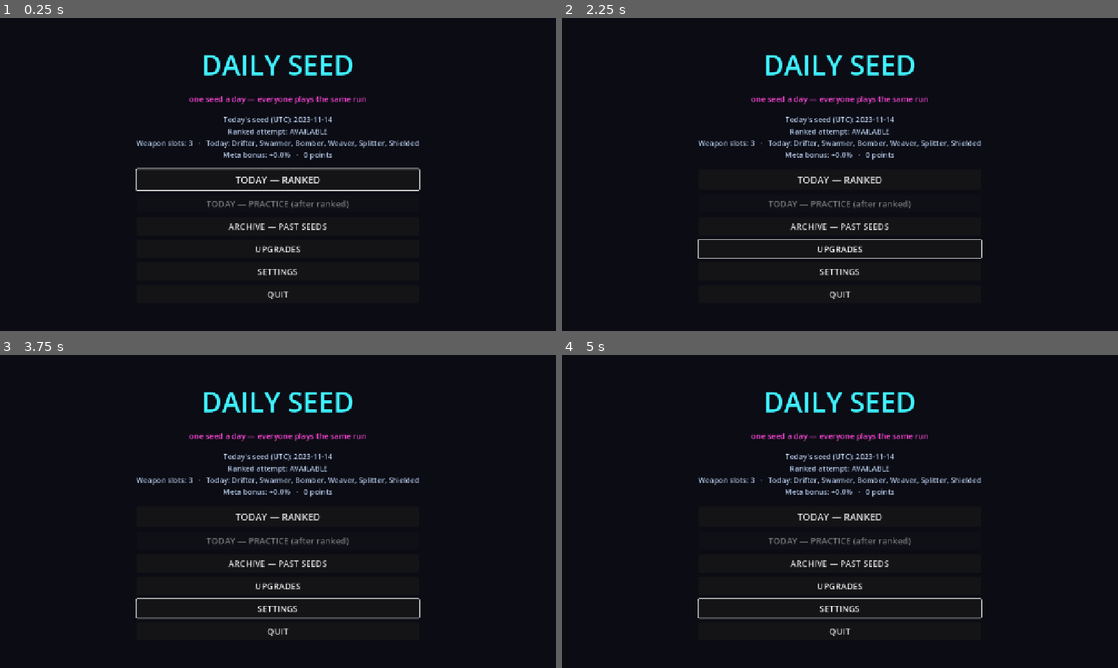
Above: before the commit, frames 1-4 (two rows, left to right).
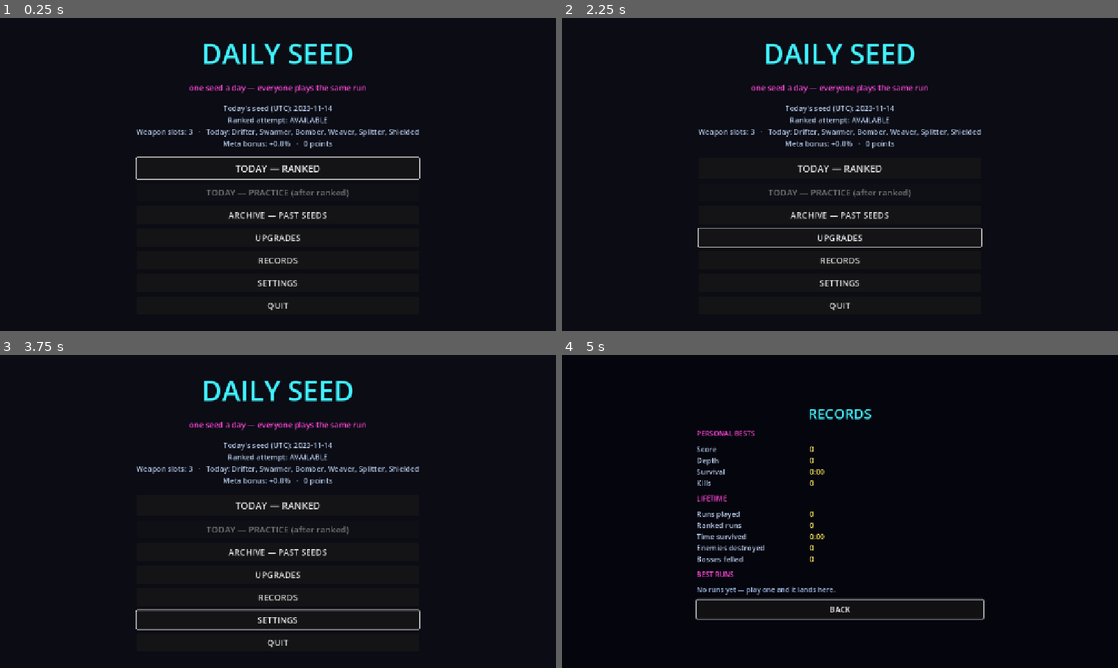
Above: after the commit, the same moments.

Repository: NeekPizza/godot-roguelite
Game: Godot game, scene res://scenes/main_menu.tscn
Same seed, same stepped clock (60 frames per second), same inputs: the game is played once before the commit and once after it.
Inputs (mouse positions are in pixels of both pictures, inside the frame that each line leads up to):
- Up to frame 1 (0.25 s): no input
- Up to frame 2 (2.25 s): click "UPGRADES" at 0.5 s; click "RESPEC — FREE, ALWAYS" at 1.25 s; click "BACK" at 2 s
- Up to frame 3 (3.75 s): click "SETTINGS" at 2.75 s; click "Back" at 3.5 s
- Up to frame 4 (5 s): click (840, 596) at 4.25 s, where only the run after the commit has a clickable "RECORDS"

The runs differ from the first frame. In frame 1, 6.8% of the frame differs, in the area x 24-76%, y 8-94%; in frame 2, 6.3%; in frame 3, 7.0%; in frame 4, 5.9%.

Commit message:
8c: records, lifetime stats, NEW PERSONAL BEST moment
Adds a RECORDS screen (personal bests, lifetime totals, best runs) and a
run-over banner naming exactly which records a run broke, with a sting
delayed past the death sound so the run still reads as ending first.

Detection and the lifetime update happen in ONE MetaStore.record_run()
call. Split apart, a caller that updated first would compare every value
against itself and report a personal best on every run — so the suite
leans on the negative cases (a worse run, an exactly-equal run) that a
detect-after-update bug fails. Verified by injecting that bug: it fails
two assertions, and reverting restores PASS.

The first run establishes baselines silently rather than "breaking" four
records against zero.

Adds --meta-file= mirroring --save-file, so tests can exercise real
progression persistence without touching a player's profile. It is in
TEST_HOOK_ARGS: a hook that writes the progression file has no business
near a ranked submission. Verified end to end — baseline run reports no
records, a better run reports SCORE,SURVIVAL,KILLS (not DEPTH, since the
stage did not improve), a worse run reports none, and lifetime seconds
sum across all three.

Old profiles load unharmed: fields added here default to 0.

14/14 suites pass. Determinism four-way green at both meta extremes.

Co-Authored-By: Claude Opus 4.8 (1M context) <noreply@anthropic.com>

Diff:
--- a/scenes/main_menu.tscn
+++ b/scenes/main_menu.tscn
@@ -1,8 +1,9 @@
-[gd_scene load_steps=4 format=3]
+[gd_scene load_steps=5 format=3]
 
 [ext_resource type="Script" path="res://scripts/main_menu.gd" id="1"]
 [ext_resource type="PackedScene" path="res://scenes/settings_panel.tscn" id="2"]
 [ext_resource type="PackedScene" path="res://scenes/meta_screen.tscn" id="3"]
+[ext_resource type="PackedScene" path="res://scenes/records_screen.tscn" id="4"]
 
 [node name="MainMenu" type="Control"]
 anchor_right = 1.0
@@ -61,6 +62,11 @@
 custom_minimum_size = Vector2(380, 42)
 theme_override_font_sizes/font_size = 20
 text = "UPGRADES"
+
+[node name="Records" type="Button" parent="Center/Root/Buttons"]
+custom_minimum_size = Vector2(380, 42)
+theme_override_font_sizes/font_size = 20
+text = "RECORDS"
 
 [node name="Settings" type="Button" parent="Center/Root/Buttons"]
 custom_minimum_size = Vector2(380, 42)
@@ -177,3 +183,5 @@
 [node name="Settings" parent="." instance=ExtResource("2")]
 
 [node name="Meta" parent="." instance=ExtResource("3")]
+
+[node name="Records" parent="." instance=ExtResource("4")]
--- /dev/null
+++ b/scenes/records_screen.tscn
@@ -0,0 +1,60 @@
+[gd_scene load_steps=2 format=3]
+
+[ext_resource type="Script" path="res://scripts/records_screen.gd" id="1"]
+
+[node name="RecordsScreen" type="Control"]
+anchor_right = 1.0
+anchor_bottom = 1.0
+script = ExtResource("1")
+
+[node name="Dim" type="ColorRect" parent="."]
+anchor_right = 1.0
+anchor_bottom = 1.0
+color = Color(0.02, 0.02, 0.05, 0.95)
+
+[node name="Center" type="CenterContainer" parent="."]
+anchor_right = 1.0
+anchor_bottom = 1.0
+
+[node name="Panel" type="VBoxContainer" parent="Center"]
+theme_override_constants/separation = 12
+
+[node name="Title" type="Label" parent="Center/Panel"]
+theme_override_colors/font_color = Color(0.25, 0.95, 1, 1)
+theme_override_font_sizes/font_size = 32
+horizontal_alignment = 1
+text = "RECORDS"
+
+[node name="BestsHeading" type="Label" parent="Center/Panel"]
+theme_override_colors/font_color = Color(1, 0.28, 0.85, 1)
+theme_override_font_sizes/font_size = 16
+text = "PERSONAL BESTS"
+
+[node name="Records" type="VBoxContainer" parent="Center/Panel"]
+theme_override_constants/separation = 2
+
+[node name="LifetimeHeading" type="Label" parent="Center/Panel"]
+theme_override_colors/font_color = Color(1, 0.28, 0.85, 1)
+theme_override_font_sizes/font_size = 16
+text = "LIFETIME"
+
+[node name="Lifetime" type="VBoxContainer" parent="Center/Panel"]
+theme_override_constants/separation = 2
+
+[node name="TableHeading" type="Label" parent="Center/Panel"]
+theme_override_colors/font_color = Color(1, 0.28, 0.85, 1)
+theme_override_font_sizes/font_size = 16
+text = "BEST RUNS"
+
+[node name="Table" type="VBoxContainer" parent="Center/Panel"]
+theme_override_constants/separation = 2
+
+[node name="Empty" type="Label" parent="Center/Panel"]
+theme_override_colors/font_color = Color(0.62, 0.72, 0.88, 1)
+theme_override_font_sizes/font_size = 16
+text = "No runs yet — play one and it lands here."
+
+[node name="Back" type="Button" parent="Center/Panel"]
+custom_minimum_size = Vector2(0, 44)
+theme_override_font_sizes/font_size = 18
+text = "BACK"
--- a/scripts/balance.gd
+++ b/scripts/balance.gd
@@ -615,6 +615,34 @@
 const SCORE_HISTORY_MAX := 200
 const SCORE_TABLE_ROWS := 5
 
+## Lifetime records (8c). `id` is the field on a finished run, `field` is where
+## the best-ever value lives in the meta profile, `label` is what the run-over
+## banner shouts. Adding a record here surfaces it everywhere at once — the
+## banner, the records screen and the test all read this list.
+const META_RECORDS := [
+	{"id": "score", "field": "best_score", "label": "SCORE"},
+	{"id": "stage", "field": "best_stage", "label": "DEPTH"},
+	{"id": "seconds", "field": "best_seconds", "label": "SURVIVAL"},
+	{"id": "kills", "field": "best_kills", "label": "KILLS"},
+]
+
+## Running totals, shown on the records screen. `time` and `plain` pick the
+## formatter; nothing here feeds gameplay.
+const META_LIFETIME_ROWS := [
+	{"field": "runs", "label": "Runs played", "format": "plain"},
+	{"field": "ranked_runs", "label": "Ranked runs", "format": "plain"},
+	{"field": "seconds", "label": "Time survived", "format": "time"},
+	{"field": "kills", "label": "Enemies destroyed", "format": "plain"},
+	{"field": "bosses", "label": "Bosses felled", "format": "plain"},
+]
+
+## How many overall best runs the records screen lists.
+const RECORDS_TABLE_ROWS := 5
+
+## The personal-best sting, delayed so it does not collide with the death sound.
+const RECORD_STING_DELAY := 0.55
+const RECORD_STING_VOLUME := -4.0
+
 # =============================================================================
 # DROPS (6d)
 # =============================================================================
--- a/scripts/main_menu.gd
+++ b/scripts/main_menu.gd
@@ -16,6 +16,7 @@
 @onready var _practice_button: Button = $Center/Root/Buttons/Practice
 @onready var _archive_button: Button = $Center/Root/Buttons/Archive
 @onready var _upgrades_button: Button = $Center/Root/Buttons/Upgrades
+@onready var _records_button: Button = $Center/Root/Buttons/Records
 @onready var _settings_button: Button = $Center/Root/Buttons/Settings
 @onready var _quit_button: Button = $Center/Root/Buttons/Quit
 
@@ -34,6 +35,7 @@
 
 @onready var _settings: Control = $Settings
 @onready var _meta: Control = $Meta
+@onready var _records: Control = $Records
 
 var _archive_date_string := ""
 
@@ -52,6 +54,7 @@
 	_practice_button.pressed.connect(_launch_practice)
 	_archive_button.pressed.connect(_open_archive)
 	_upgrades_button.pressed.connect(_open_upgrades)
+	_records_button.pressed.connect(_open_records)
 	_settings_button.pressed.connect(_open_settings)
 	_quit_button.pressed.connect(_quit)
 
@@ -64,11 +67,13 @@
 	_archive_back.pressed.connect(func(): _close_overlay(_archive, _archive_button))
 	_settings.closed.connect(func(): _close_overlay(_settings, _settings_button))
 	_meta.closed.connect(func(): _close_overlay(_meta, _upgrades_button))
+	_records.closed.connect(func(): _close_overlay(_records, _records_button))
 
 	_confirm.hide()
 	_archive.hide()
 	_settings.hide()
 	_meta.hide()
+	_records.hide()
 	_refresh()
 	_focus_first_available()
 	_open_requested_overlay()
@@ -86,6 +91,7 @@
 			"archive": _open_archive()
 			"settings": _open_settings()
 			"upgrades": _open_upgrades()
+			"records": _open_records()
 
 
 func _refresh() -> void:
@@ -186,6 +192,12 @@
 	_meta.focus_first()
 
 
+func _open_records() -> void:
+	_records.refresh()
+	_open_overlay(_records)
+	_records.focus_first()
+
+
 func _open_settings() -> void:
 	_open_overlay(_settings)
 	_settings.focus_first()
--- a/scripts/meta_store.gd
+++ b/scripts/meta_store.gd
@@ -10,13 +10,23 @@
 ## real profile would verify differently on two machines — exactly the failure
 ## the check exists to catch.
 
-const META_PATH := "user://meta.json"
+const DEFAULT_META_FILE := "meta.json"
+
+## Tests pass --meta-file=... so exercising real persistence never touches a
+## player's actual profile. It is a redirect, not a grant, but it still forces
+## the run to practice via RunConfig.TEST_HOOK_ARGS — a hook that writes the
+## progression file has no business near a ranked submission.
+var _meta_file := DEFAULT_META_FILE
 
 var points := 0
 var purchases := {}
 var lifetime := {}
 
 var _test_profile := ""          # non-empty means "never touch disk"
+
+
+func meta_path() -> String:
+	return "user://" + _meta_file
 
 
 func is_test_profile() -> bool:
@@ -30,6 +40,8 @@
 	for arg in OS.get_cmdline_user_args():
 		if arg.begins_with("--meta-profile="):
 			_test_profile = arg.split("=")[1]
+		elif arg.begins_with("--meta-file="):
+			_meta_file = arg.split("=")[1]
 
 	match _test_profile:
 		"none":
@@ -50,13 +62,14 @@
 
 func _default_lifetime() -> Dictionary:
 	return {"runs": 0, "ranked_runs": 0, "best_stage": 0, "best_score": 0,
-			"kills": 0, "bosses": 0}
+			"best_seconds": 0, "best_kills": 0,
+			"kills": 0, "bosses": 0, "seconds": 0}
 
 
 func load_from_disk() -> void:
-	if not FileAccess.file_exists(META_PATH):
+	if not FileAccess.file_exists(meta_path()):
 		return
-	var file := FileAccess.open(META_PATH, FileAccess.READ)
+	var file := FileAccess.open(meta_path(), FileAccess.READ)
 	if file == null:
 		return
 	var parsed = JSON.parse_string(file.get_as_text())
@@ -77,9 +90,9 @@
 func save_to_disk() -> void:
 	if is_test_profile():
 		return                       # test profiles never persist
-	var file := FileAccess.open(META_PATH, FileAccess.WRITE)
+	var file := FileAccess.open(meta_path(), FileAccess.WRITE)
 	if file == null:
-		push_error("MetaStore: cannot write %s" % META_PATH)
+		push_error("MetaStore: cannot write %s" % meta_path())
 		return
 	file.store_string(JSON.stringify({
 		"points": points, "purchases": purchases, "lifetime": lifetime,
@@ -122,15 +135,36 @@
 	save_to_disk()
 
 
-func record_run(ranked: bool, stage: int, score: int, kills: int, bosses: int) -> void:
+## Files the run and returns the labels of any records it broke, newest values
+## already stored.
+##
+## Detection and the update live in ONE call on purpose. Split across two, a
+## caller that updated first would compare every value against itself and report
+## a personal best on literally every run.
+func record_run(ranked: bool, stage: int, score: int, kills: int, bosses: int,
+		seconds: int) -> Array:
+	var run := {"score": score, "stage": stage, "seconds": seconds, "kills": kills}
+
+	# The first run beats zero at everything. Setting four records on a player's
+	# very first attempt makes the banner meaningless, so run one silently
+	# establishes the baseline and run two onward can celebrate.
+	var broken := []
+	if int(lifetime["runs"]) > 0:
+		for record in Balance.META_RECORDS:
+			if int(run[record["id"]]) > int(lifetime.get(record["field"], 0)):
+				broken.append(str(record["label"]))
+
 	lifetime["runs"] = int(lifetime["runs"]) + 1
 	if ranked:
 		lifetime["ranked_runs"] = int(lifetime["ranked_runs"]) + 1
-	lifetime["best_stage"] = maxi(int(lifetime["best_stage"]), stage)
-	lifetime["best_score"] = maxi(int(lifetime["best_score"]), score)
+	for record in Balance.META_RECORDS:
+		var field: String = record["field"]
+		lifetime[field] = maxi(int(lifetime.get(field, 0)), int(run[record["id"]]))
 	lifetime["kills"] = int(lifetime["kills"]) + kills
 	lifetime["bosses"] = int(lifetime["bosses"]) + bosses
+	lifetime["seconds"] = int(lifetime["seconds"]) + seconds
 	save_to_disk()
+	return broken
 
 
 ## For the transparency readout: "+4.2%" style.
--- /dev/null
+++ b/scripts/records_screen.gd
@@ -0,0 +1,124 @@
+extends Control
+
+## Records and lifetime stats (8c).
+##
+## Read-only, and deliberately so: nothing here spends points or changes state.
+## It answers "how am I doing" — the bests that the run-over banner celebrates
+## in the moment, and the totals that only make sense accumulated.
+##
+## The lists come from Balance.META_RECORDS and META_LIFETIME_ROWS rather than
+## being spelled out here, so adding a record cannot leave this screen showing a
+## stale set.
+
+signal closed
+
+@onready var _records: VBoxContainer = $Center/Panel/Records
+@onready var _lifetime: VBoxContainer = $Center/Panel/Lifetime
+@onready var _table: VBoxContainer = $Center/Panel/Table
+@onready var _empty: Label = $Center/Panel/Empty
+@onready var _back: Button = $Center/Panel/Back
+
+
+func _ready() -> void:
+	process_mode = Node.PROCESS_MODE_ALWAYS
+	_back.pressed.connect(func(): closed.emit())
+	refresh()
+
+
+func focus_first() -> void:
+	_back.grab_focus()
+
+
+func refresh() -> void:
+	_fill(_records, _record_rows())
+	_fill(_lifetime, _lifetime_rows())
+
+	var best := SaveStore.top_overall(Balance.RECORDS_TABLE_ROWS)
+	_fill(_table, _table_rows(best))
+	# A brand-new profile with an empty table would otherwise read as broken.
+	_empty.visible = best.is_empty()
+	_table.visible = not best.is_empty()
+
+
+func _record_rows() -> Array:
+	var rows := []
+	for record in Balance.META_RECORDS:
+		var value := int(MetaStore.lifetime.get(record["field"], 0))
+		rows.append([str(record["label"]).capitalize(),
+			_format_time(value) if record["id"] == "seconds" else _thousands(value)])
+	return rows
+
+
+func _lifetime_rows() -> Array:
+	var rows := []
+	for row in Balance.META_LIFETIME_ROWS:
+		var value := int(MetaStore.lifetime.get(row["field"], 0))
+		rows.append([str(row["label"]),
+			_format_time(value) if row["format"] == "time" else _thousands(value)])
+	return rows
+
+
+func _table_rows(best: Array) -> Array:
+	var rows := []
+	for i in best.size():
+		var entry: Dictionary = best[i]
+		rows.append([
+			"%d.  %s" % [i + 1, str(entry.get("date", "?"))],
+			"%s   stage %d   %s   %s" % [
+				_thousands(int(entry.get("score", 0))),
+				int(entry.get("stage", 1)),
+				_format_time(int(entry.get("seconds", 0))),
+				"ranked" if bool(entry.get("ranked", false)) else "practice",
+			]])
+	return rows
+
+
+## Rebuilt rather than updated in place: the row COUNT changes as the score
+## table fills up, so reusing children would leave stale trailing rows.
+func _fill(container: VBoxContainer, rows: Array) -> void:
+	for child in container.get_children():
+		child.queue_free()
+		container.remove_child(child)
+	for row in rows:
+		var line := HBoxContainer.new()
+		line.add_theme_constant_override("separation", 20)
+
+		var label := Label.new()
+		label.custom_minimum_size = Vector2(240, 0)
+		label.add_theme_font_size_override("font_size", 17)
+		label.add_theme_color_override("font_color", Color(0.72, 0.80, 0.92))
+		label.text = str(row[0])
+		line.add_child(label)
+
+		var value := Label.new()
+		value.custom_minimum_size = Vector2(400, 0)
+		value.add_theme_font_size_override("font_size", 17)
+		value.add_theme_color_override("font_color", Color(1.0, 0.92, 0.35))
+		value.text = str(row[1])
+		line.add_child(value)
+
+		container.add_child(line)
+
+
+func _thousands(value: int) -> String:
+	var digits := str(absi(value))
+	var out := ""
+	for i in digits.length():
+		if i > 0 and (digits.length() - i) % 3 == 0:
+			out += ","
+		out += digits[i]
+	return ("-" if value < 0 else "") + out
+
+
+func _format_time(seconds: int) -> String:
+	if seconds >= 3600:
+		return "%dh %02dm" % [seconds / 3600, (seconds % 3600) / 60]
+	return "%d:%02d" % [seconds / 60, seconds % 60]
+
+
+func _unhandled_input(event: InputEvent) -> void:
+	if not visible:
+		return
+	if event.is_action_pressed("ui_cancel"):
+		accept_event()
+		closed.emit()
--- a/scripts/run.gd
+++ b/scripts/run.gd
@@ -1000,8 +1000,11 @@
 	_state = State.OVER
 	get_tree().paused = true
 
-	_record_result()
-	_gameover_label.text = "YOU DIED\n\nREACHED  STAGE %d\nSURVIVED  %s\nSCORE  %d\n\nkills %d = %d\ntime %s  x%d = %d\nxp %d  x%d = %d\nbosses felled  %d\n\npress R to replay   ·   ESC for menu" % [
+	var records := _record_result()
+	_gameover_label.text = ""
+	if not records.is_empty():
+		_gameover_label.text = "★  NEW PERSONAL BEST  —  %s  ★\n\n" % ", ".join(records)
+	_gameover_label.text += "YOU DIED\n\nREACHED  STAGE %d\nSURVIVED  %s\nSCORE  %d\n\nkills %d = %d\ntime %s  x%d = %d\nxp %d  x%d = %d\nbosses felled  %d\n\npress R to replay   ·   ESC for menu" % [
 		_stage, _format_time(_elapsed), _score(),
 		_kills, _kill_score,
 		_format_time(_elapsed), Score.PER_SECOND, int(_elapsed) * Score.PER_SECOND,
@@ -1013,19 +1016,34 @@
 	_gameover_label.text += "\n\n%s" % _score_table_text()
 	_gameover_layer.show()
 	Sfx.play("run_over")
+	if not records.is_empty():
+		# Lands just after the death sting rather than on top of it, so the run
+		# still reads as ending before the celebration starts.
+		_play_record_sting.call_deferred()
 	if _quit_on_end:
 		_quit_cleanly.call_deferred()
 	print("[run] spawned by type: %s" % _type_counts)
 	print("[digest] %s" % _state_digest())
-	print("[run] over mode=%s date=%s stage=%d time=%s score=%d kills=%d xp=%d level=%d bosses=%d plausible=%s" % [
+	print("[run] over mode=%s date=%s stage=%d time=%s score=%d kills=%d xp=%d level=%d bosses=%d plausible=%s records=%s" % [
 		RunConfig.mode_name(), _date_string, _stage,
 		_format_time(_elapsed), _score(), _kills, _xp_collected, _level,
-		_bosses_killed, Score.is_plausible(_score())])
+		_bosses_killed, Score.is_plausible(_score()),
+		",".join(records) if not records.is_empty() else "-"])
+
+
+## The tree is paused at run end, so this timer has to ignore that or it never
+## fires and the sting is silently dropped.
+func _play_record_sting() -> void:
+	var timer := get_tree().create_timer(Balance.RECORD_STING_DELAY, true, false, true)
+	await timer.timeout
+	Sfx.play("level_up", Balance.RECORD_STING_VOLUME)
 
 
 ## Persist the run. Scores are bounded before storage so a corrupted or edited
 ## value cannot poison the local table (and, in Phase 4, the Steam submission).
-func _record_result() -> void:
+##
+## Returns the labels of any records broken, for the run-over banner.
+func _record_result() -> Array:
 	var final_score := Score.bounded(_score())
 	SaveStore.record_score({
 		"date": _date_string,
@@ -1046,7 +1064,8 @@
 		MetaStore.award_points(earned)
 		print("[meta] +%d points (stage %d)" % [earned, _stage])
 
-	MetaStore.record_run(_ranked, _stage, final_score, _kills, _bosses_killed)
+	return MetaStore.record_run(_ranked, _stage, final_score, _kills,
+		_bosses_killed, int(_elapsed))
 
 
 func _score_table_text() -> String:
--- a/scripts/run_config.gd
+++ b/scripts/run_config.gd
@@ -28,13 +28,13 @@
 	## Without this, a fresh profile could launch --meta-profile=max --ranked
 	## and submit a maxed score having earned none of it — another
 	## --godmode-shaped hole.
-	"--meta-profile=",
+	"--meta-profile=", "--meta-file=",
 ]
 
 const AUTO_START_ARGS := [
 	"--ranked", "--practice", "--godmode", "--auto-pick",
 	"--date=", "--max-seconds=", "--time-scale=", "--scripted-input=",
-	"--boss-hp-mult=", "--meta-profile=",
+	"--boss-hp-mult=", "--meta-profile=", "--meta-file=",
 ]
 
 var date_string := ""
--- /dev/null
+++ b/tests/records_test.gd
@@ -0,0 +1,124 @@
+extends Node
+
+## Lifetime records and the personal-best moment (8c).
+##
+##   godot --headless tests/records_test.tscn -- --save-file=test_save.json
+##
+## The failure this suite is built around: record detection that runs AFTER the
+## lifetime update compares every value against itself and reports a personal
+## best on every single run. A test that only asserts "a better run sets a
+## record" passes happily against that bug, so the negative cases below (a worse
+## run, an equal run) are the ones doing the real work.
+
+var _ok := true
+
+
+func _check(label: String, passed: bool) -> void:
+	if not passed:
+		_ok = false
+	print("  %-58s %s" % [label, "OK" if passed else "FAIL"])
+
+
+func _play(score: int, stage: int, kills: int, seconds: int, ranked := false) -> Array:
+	return MetaStore.record_run(ranked, stage, score, kills, 0, seconds)
+
+
+func _ready() -> void:
+	MetaStore.lifetime = MetaStore._default_lifetime()
+
+	print("=== the first run sets baselines without celebrating ===")
+	var first := _play(1000, 2, 50, 120)
+	_check("first run breaks nothing (it would beat zero at everything)",
+		first.is_empty())
+	_check("but the bests are stored", int(MetaStore.lifetime["best_score"]) == 1000
+		and int(MetaStore.lifetime["best_stage"]) == 2)
+
+	print("\n=== a better run breaks exactly the records it beat ===")
+	var better := _play(2000, 2, 40, 100)
+	_check("beating score alone reports only SCORE (got %s)" % str(better),
+		better == ["SCORE"])
+
+	var deeper := _play(1500, 5, 40, 100)
+	_check("beating depth alone reports only DEPTH (got %s)" % str(deeper),
+		deeper == ["DEPTH"])
+
+	var sweep := _play(9000, 9, 900, 999)
+	_check("a run that beats everything reports all %d (got %s)"
+		% [Balance.META_RECORDS.size(), str(sweep)],
+		sweep.size() == Balance.META_RECORDS.size())
+
+	print("\n=== the cases that catch detect-after-update ===")
+	var worse := _play(10, 1, 1, 5)
+	_check("a strictly worse run breaks nothing", worse.is_empty())
+
+	# Equal is not better. If this reports a record, the comparison is >= (or is
+	# reading the value it just wrote).
+	var equal := _play(9000, 9, 900, 999)
+	_check("repeating your best exactly breaks nothing", equal.is_empty())
+
+	print("\n=== lifetime totals accumulate, bests do not ===")
+	MetaStore.lifetime = MetaStore._default_lifetime()
+	_play(100, 1, 10, 60)
+	_play(200, 2, 20, 90)
+	_play(50, 1, 5, 30)
+	_check("runs counted (%d)" % int(MetaStore.lifetime["runs"]),
+		int(MetaStore.lifetime["runs"]) == 3)
+	_check("kills SUM to 35 (%d)" % int(MetaStore.lifetime["kills"]),
+		int(MetaStore.lifetime["kills"]) == 35)
+	_check("seconds SUM to 180 (%d)" % int(MetaStore.lifetime["seconds"]),
+		int(MetaStore.lifetime["seconds"]) == 180)
+	_check("best_score MAXES at 200, not the 350 of a sum (%d)"
+		% int(MetaStore.lifetime["best_score"]),
+		int(MetaStore.lifetime["best_score"]) == 200)
+	_check("a later worse run cannot lower a best (%d)"
+		% int(MetaStore.lifetime["best_stage"]),
+		int(MetaStore.lifetime["best_stage"]) == 2)
+
+	print("\n=== ranked is counted separately ===")
+	MetaStore.lifetime = MetaStore._default_lifetime()
+	_play(100, 1, 1, 10, false)
+	_play(100, 1, 1, 10, true)
+	_check("2 runs, 1 ranked", int(MetaStore.lifetime["runs"]) == 2
+		and int(MetaStore.lifetime["ranked_runs"]) == 1)
+
+	print("\n=== every record has somewhere to live ===")
+	var defaults := MetaStore._default_lifetime()
+	var wired := true
+	for record in Balance.META_RECORDS:
+		if not defaults.has(record["field"]):
+			wired = false
+	for row in Balance.META_LIFETIME_ROWS:
+		if not defaults.has(row["field"]):
+			wired = false
+	_check("every META_RECORDS/META_LIFETIME_ROWS field exists in the profile",
+		wired)
+
+	print("\n=== an old profile loads without losing the new fields ===")
+	# A save written before 8c has no best_seconds/best_kills/seconds. Those must
+	# come back as 0 rather than missing, or the screen reads a null.
+	var survived := _survives_partial_load()
+	_check("fields absent from an older save default to 0", survived)
+
+	print("\nRESULT: %s" % ("PASS" if _ok else "FAIL"))
+	get_tree().quit(0 if _ok else 1)
+
+
+func _survives_partial_load() -> bool:
+	var path := "user://records_test_profile.json"
+	var file := FileAccess.open(path, FileAccess.WRITE)
+	file.store_string(JSON.stringify({
+		"points": 5,
+		"purchases": {},
+		"lifetime": {"runs": 3, "kills": 10},     # pre-8c shape
+	}))
+	file.close()
+
+	var parsed = JSON.parse_string(FileAccess.get_file_as_string(path))
+	var loaded := MetaStore._default_lifetime()
+	var stored: Dictionary = parsed.get("lifetime", {})
+	for key in loaded:
+		loaded[key] = int(stored.get(key, 0))
+	DirAccess.remove_absolute(ProjectSettings.globalize_path(path))
+
+	return int(loaded["runs"]) == 3 and int(loaded["kills"]) == 10 \
+		and int(loaded["best_seconds"]) == 0 and int(loaded["seconds"]) == 0
--- /dev/null
+++ b/tests/records_test.tscn
@@ -0,0 +1,6 @@
+[gd_scene load_steps=2 format=3]
+
+[ext_resource type="Script" path="res://tests/records_test.gd" id="1"]
+
+[node name="RecordsTest" type="Node"]
+script = ExtResource("1")
Not shown, added: scripts/records_screen.gd.uid
Not shown, changed: docs/GDD.md
Not shown, changed: docs/TESTING.md
